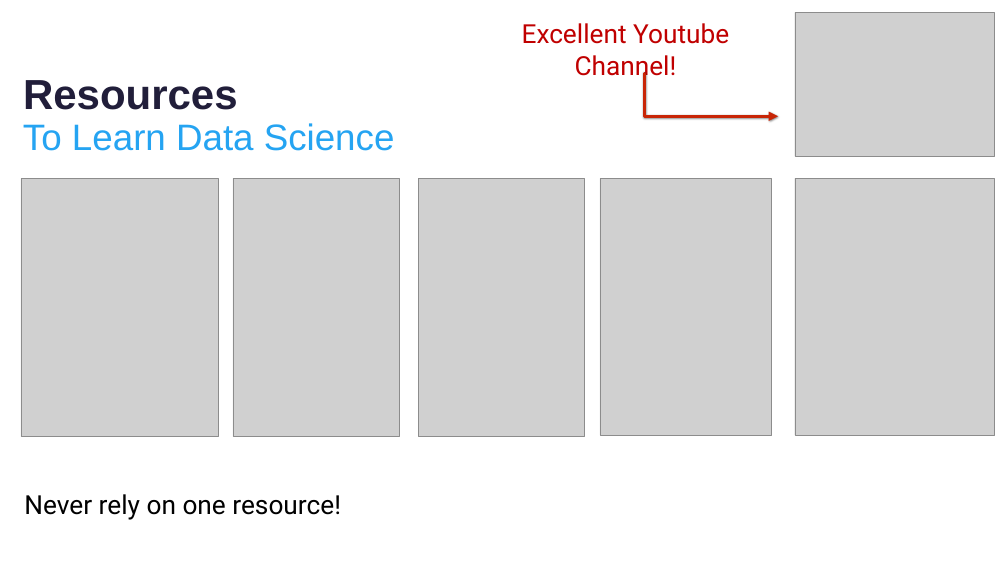
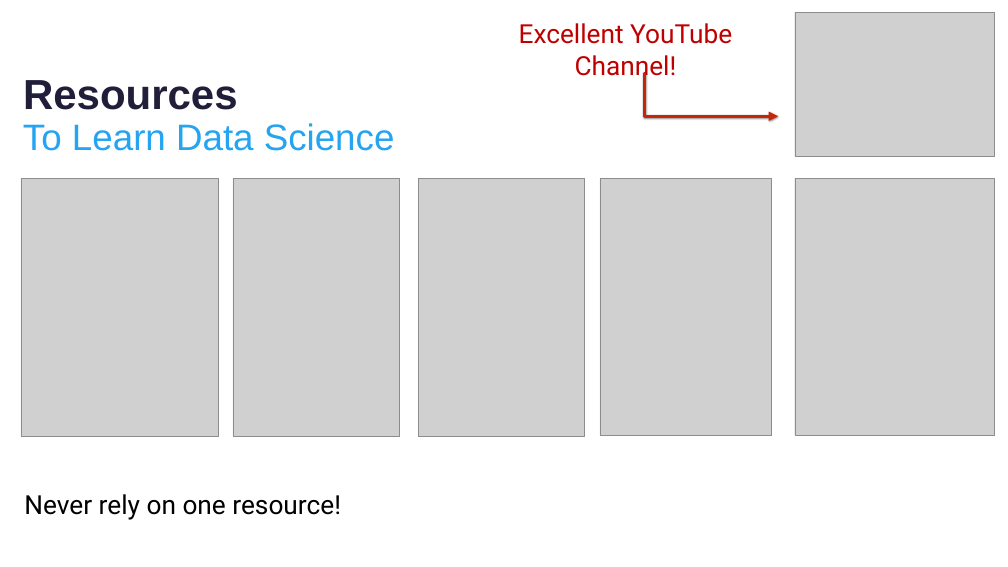
Before and after one commit to thomasnield/kotlinconf-datascience-talk, a slide deck: slide 33 of kotlin_for_data_science.pptx. Drawn at 1008x567 pixels with LibreOffice and Linux fonts; fonts in the diff are those of the drawing; grey boxes stand for pictures; background and template pictures are left out. Boxes give left, top, right and bottom in pixels: in the first picture for what was removed or moved away, otherwise in the second. Text is boxed around its words. In the diff, an @@ line names an element or a change of style, - is before the commit and + after.

```diff
--- a/kotlin_for_data_science.pptx
+++ b/kotlin_for_data_science.pptx
@@ text at (519,23,732,82): text changed @@
-Excellent Youtube Channel!
+Excellent YouTube Channel!
```
Also in this commit, not shown: 15 other slides changed.
